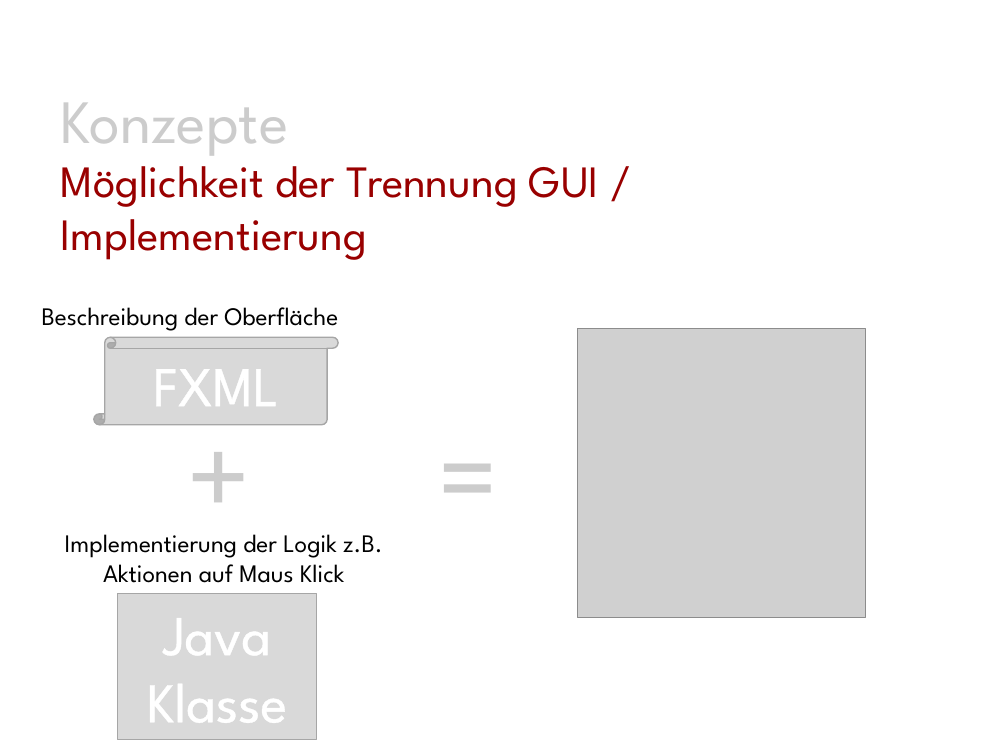
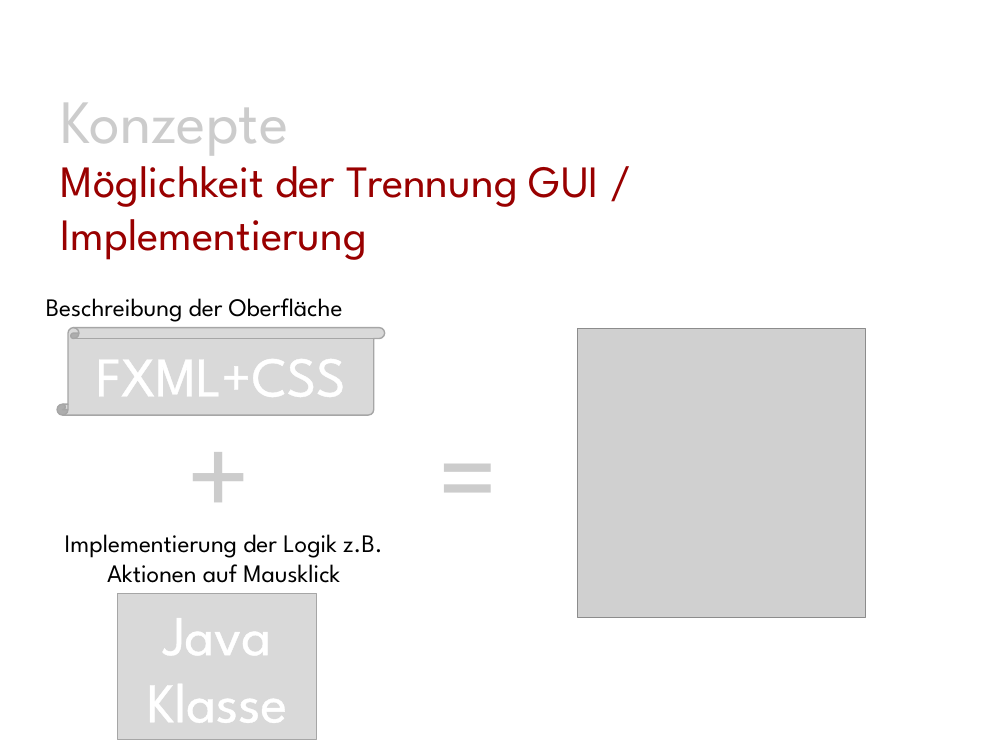
Before and after one commit to Morkunas/jfxusergroup, a slide deck: slide 9 of JavaFX-UserGroup.pptx. Drawn at 1008x756 pixels with LibreOffice and Linux fonts; fonts in the diff are those of the drawing; grey boxes stand for pictures; background and template pictures are left out. Boxes give left, top, right and bottom in pixels: in the first picture for what was removed or moved away, otherwise in the second. Text is boxed around its words. In the diff, an @@ line names an element or a change of style, - is before the commit and + after.

Commit message:
pp

```diff
--- a/JavaFX-UserGroup.pptx
+++ b/JavaFX-UserGroup.pptx
@@ text "Beschreibung der Oberfläche": place and size @@
-text "Beschreibung der Oberfläche" at [42,307,338,331]
+text "Beschreibung der Oberfläche" at [46,298,343,322]
@@ vertical scroll "FXML+CSS": place and size @@
-vertical scroll "FXML+CSS" at [94,338,338,425]
+vertical scroll "FXML+CSS" at [57,328,385,415]
@@ text in vertical scroll at [96,332,345,415]: text changed @@
-FXML
+FXML+CSS
@@ text at [65,534,382,583]: text changed @@
-Implementierung der Logik z.B. Aktionen auf Maus Klick
+Implementierung der Logik z.B. Aktionen auf Mausklick
```
Also in this commit, not shown: 2 other slides changed.
